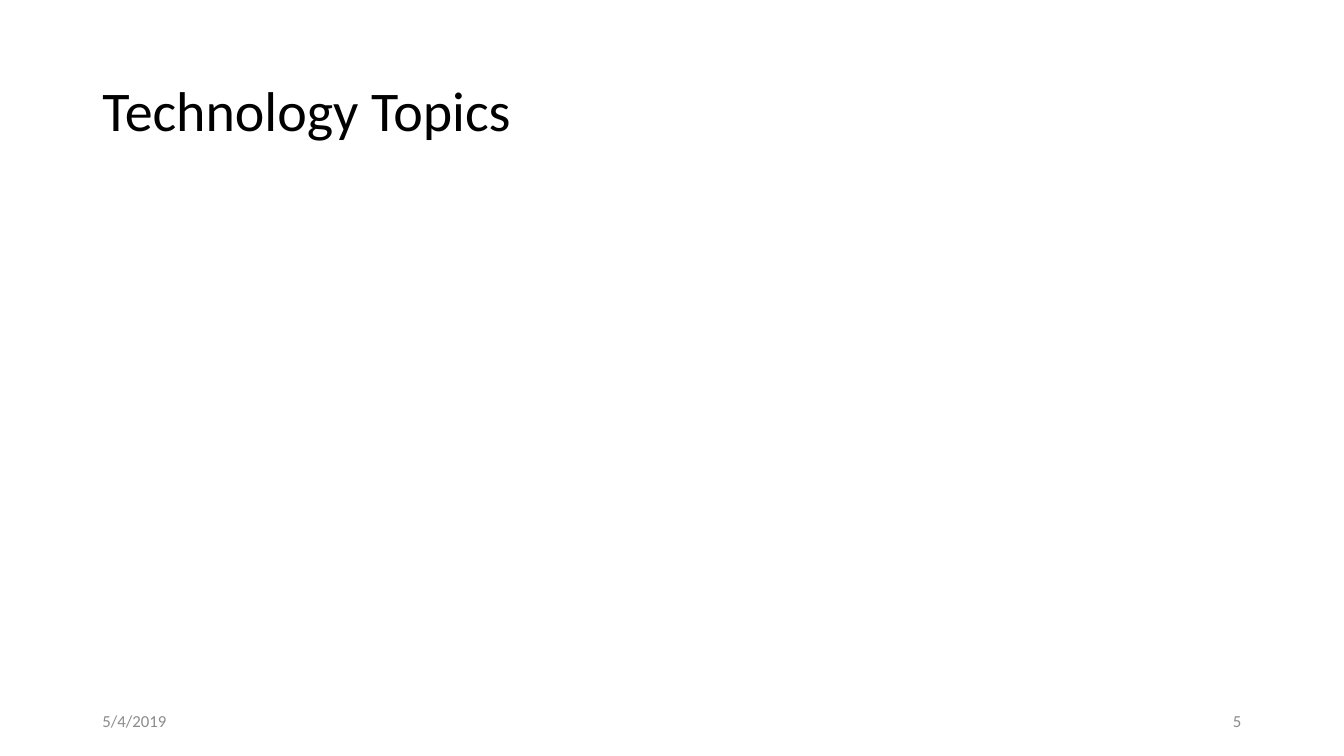
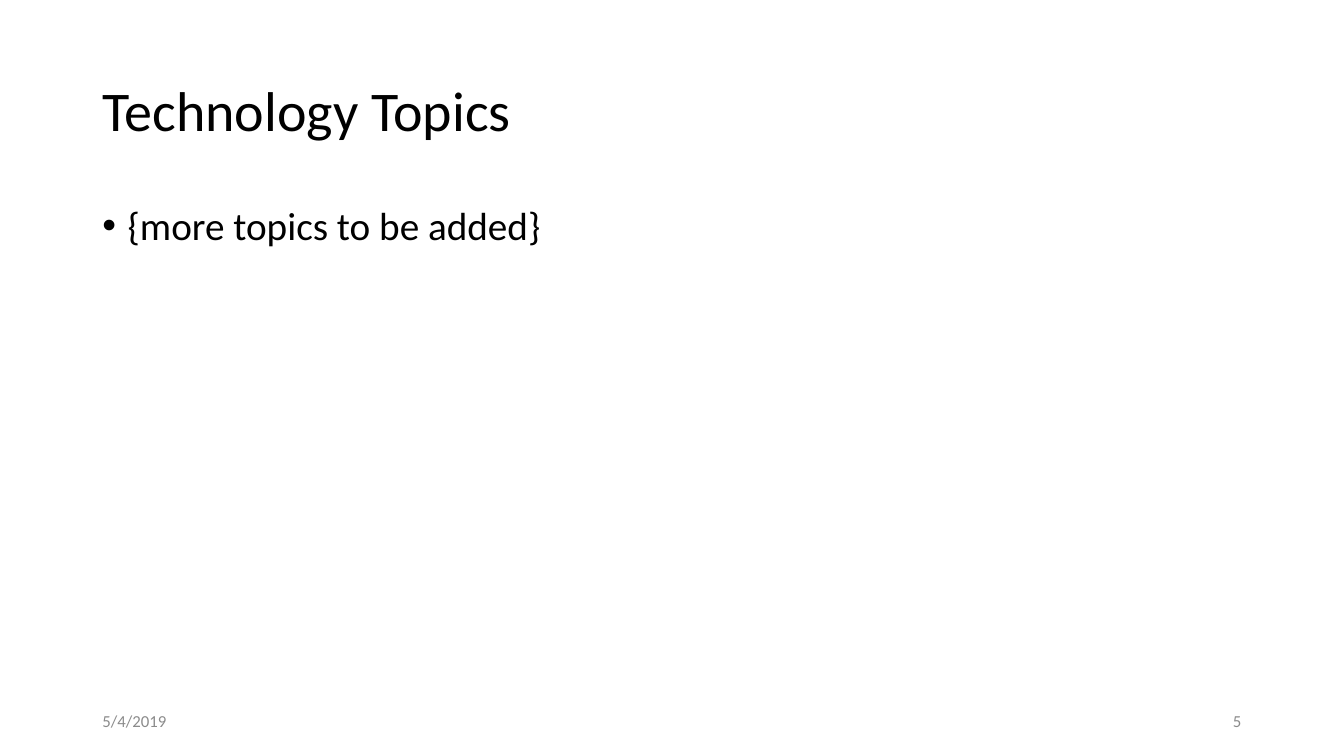
Before and after one commit to tvkatgit/latest, a slide deck: slide 5 of Technology.pptx. Drawn at 1344x756 pixels with LibreOffice and Linux fonts; fonts in the diff are those of the drawing; background and template pictures are left out. Boxes give left, top, right and bottom in pixels: in the first picture for what was removed or moved away, otherwise in the second. Text is boxed around its words. In the diff, an @@ line names an element or a change of style, - is before the commit and + after.

Commit message:
new tag

```diff
--- a/Technology.pptx
+++ b/Technology.pptx
@@ text added at (x1=128, y1=211, x2=540, y2=247), 28 pt, text #000000 @@
+• {more topics to be added}
```
